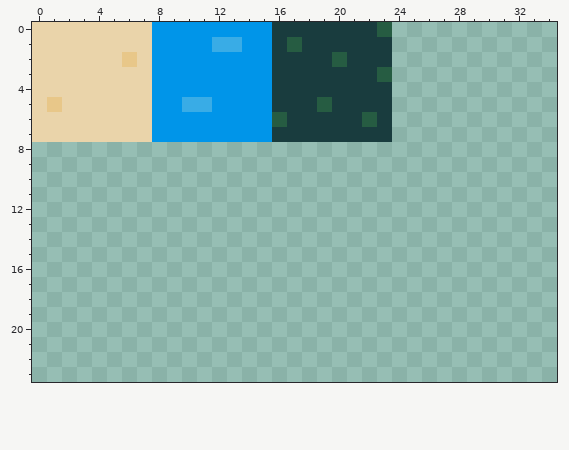
Edited in one commit: sprite sheet (res/tiles.png). The first picture shows the starting point.
The file is 512x512 pixels, drawn in blocks of 4x4; one block is one cell here. Shown: x 0..34, y 0..23.
After the commit:
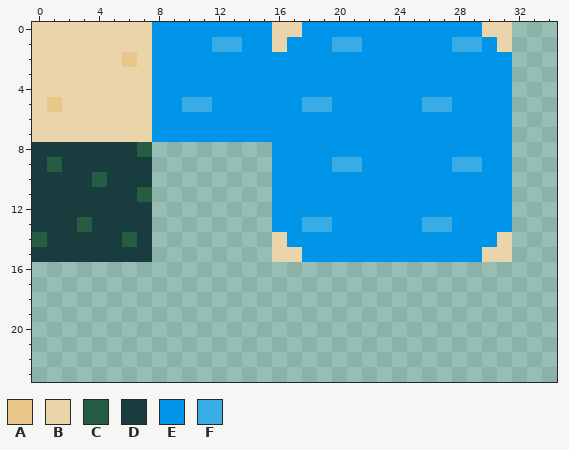
Palette (. is transparent): A #e8c789  B #ead4aa  C #265c42  D #193c3e  E #0095e9  F #39ace6
Diff:
y 0: x 16..31 DDDDDDDC........ -> BBEEEEEEEEEEEEBB
y 1: x 16..31 DCDDDDDD........ -> BEEEFFEEEEEEFFEB
y 2: x 16..31 DDDDCDDD........ -> EEEEEEEEEEEEEEEE
y 3: x 16..31 DDDDDDDC........ -> EEEEEEEEEEEEEEEE
y 4: x 16..31 DDDDDDDD........ -> EEEEEEEEEEEEEEEE
y 5: x 16..31 DDDCDDDD........ -> EEFFEEEEEEFFEEEE
y 6: x 16..31 CDDDDDCD........ -> EEEEEEEEEEEEEEEE
y 7: x 16..31 DDDDDDDD........ -> EEEEEEEEEEEEEEEE
y 8: x 0..7 ........ -> DDDDDDDC; x 16..31 ................ -> EEEEEEEEEEEEEEEE
y 9: x 0..7 ........ -> DCDDDDDD; x 16..31 ................ -> EEEEFFEEEEEEFFEE
y 10: x 0..7 ........ -> DDDDCDDD; x 16..31 ................ -> EEEEEEEEEEEEEEEE
y 11: x 0..7 ........ -> DDDDDDDC; x 16..31 ................ -> EEEEEEEEEEEEEEEE
y 12: x 0..7 ........ -> DDDDDDDD; x 16..31 ................ -> EEEEEEEEEEEEEEEE
y 13: x 0..7 ........ -> DDDCDDDD; x 16..31 ................ -> EEFFEEEEEEFFEEEE
y 14: x 0..7 ........ -> CDDDDDCD; x 16..31 ................ -> BEEEEEEEEEEEEEEB
y 15: x 0..7 ........ -> DDDDDDDD; x 16..31 ................ -> BBEEEEEEEEEEEEBB
Boxes around the changes in both pictures, in picture pixels (x1, y1, x2, y2):
changed: (272, 22, 512, 262)
added: (32, 142, 152, 262)
